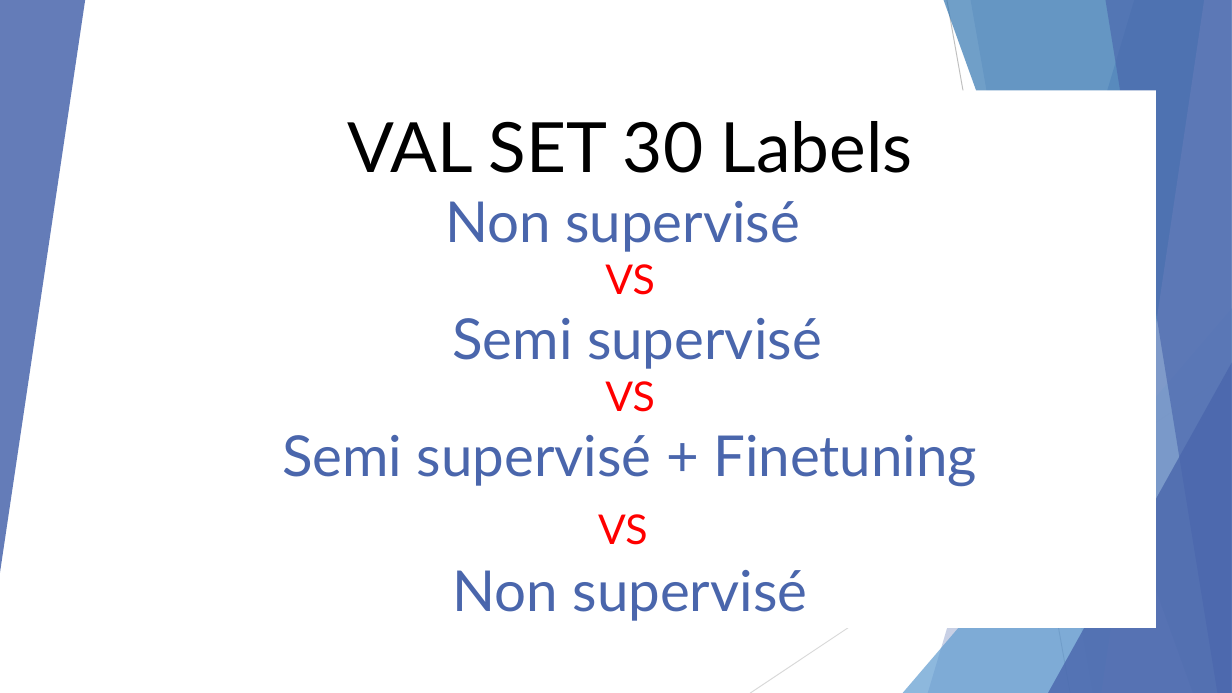
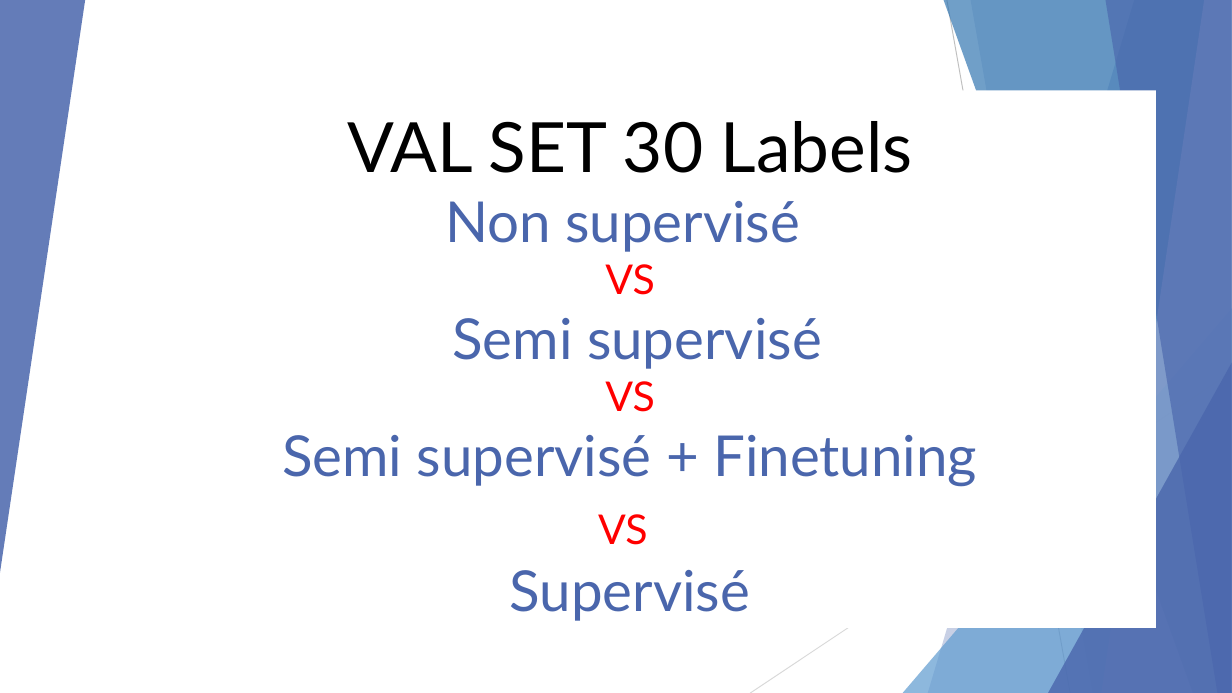
Before and after one commit to KL38/OC_P7_DL_SSL_Brain-Tumor-Detection, a slide deck: slide 21 of livrables/Lebayle_Kevin_7_présentation_13.04.26.v2.pptx. Drawn at 1232x693 pixels with LibreOffice and Linux fonts; fonts in the diff are those of the drawing. Boxes give left, top, right and bottom in pixels: in the first picture for what was removed or moved away, otherwise in the second. Text is boxed around its words. In the diff, an @@ line names an element or a change of style, - is before the commit and + after.

```diff
--- a/livrables/Lebayle_Kevin_7_présentation_13.04.26.v2.pptx
+++ b/livrables/Lebayle_Kevin_7_présentation_13.04.26.v2.pptx
@@ title at (282,121,977,621): text changed @@
-VAL SET 30 Labels
-Non supervisé
-VS
-Semi supervisé
-VS
-Semi supervisé + Finetuning
-VS
-Non supervisé
+VAL SET 30 Labels
+Non supervisé
+VS
+Semi supervisé
+VS
+Semi supervisé + Finetuning
+VS
+Supervisé
```
Also in this commit, not shown: 5 other slides changed, 3 other files.
